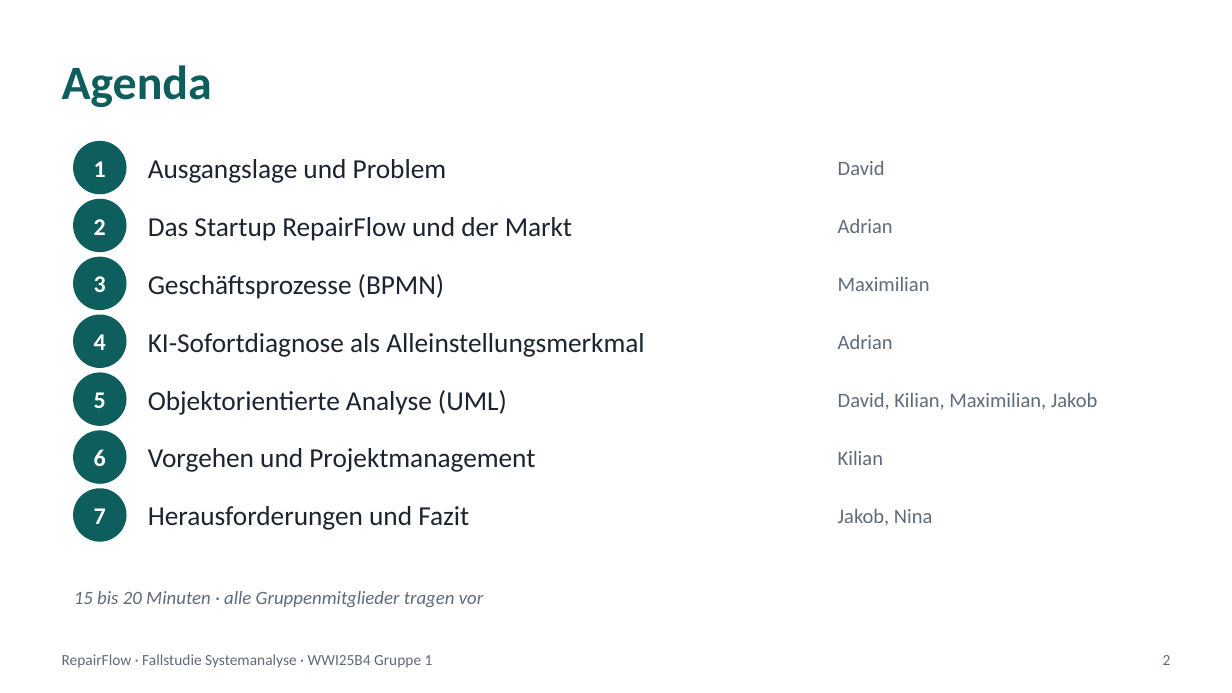
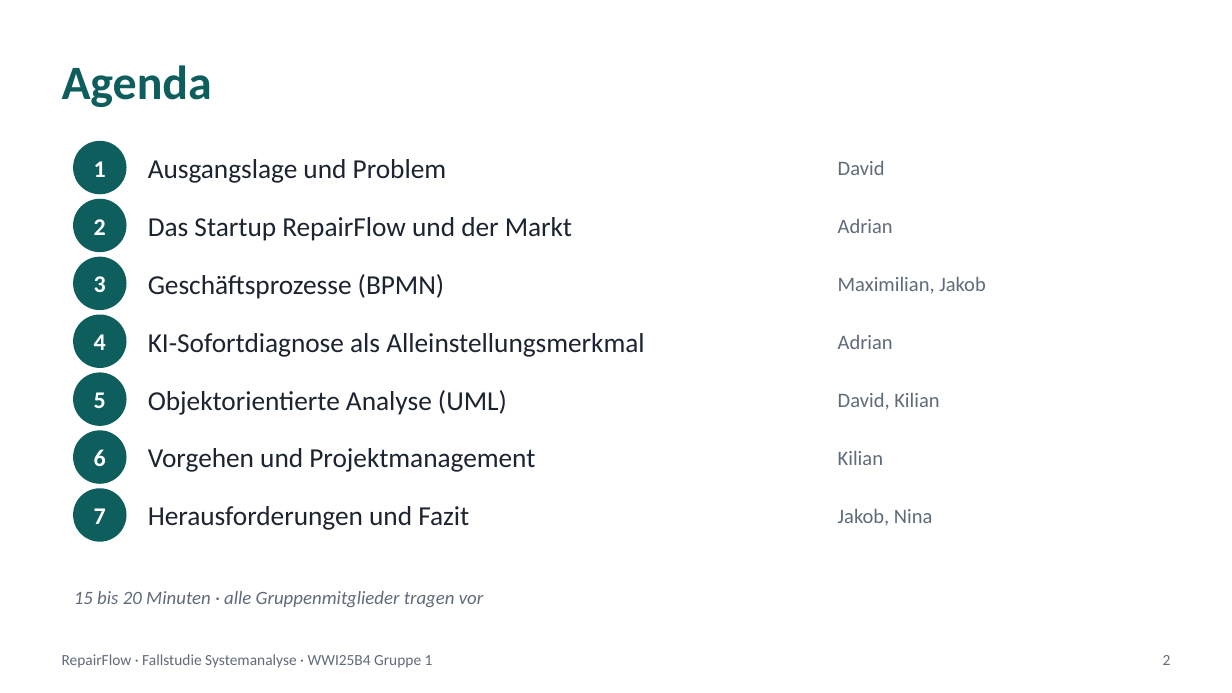
Before and after one commit to jakobschwan123-cmd/casestudy-semester-3, a slide deck: slide 2 of 4_praesentation/Abschlusspraesentation.pptx. Drawn at 1232x693 pixels with LibreOffice and Linux fonts; fonts in the diff are those of the drawing. Boxes give left, top, right and bottom in pixels: in the first picture for what was removed or moved away, otherwise in the second. Text is boxed around its words. In the diff, an @@ line names an element or a change of style, - is before the commit and + after.

```diff
--- a/4_praesentation/Abschlusspraesentation.pptx
+++ b/4_praesentation/Abschlusspraesentation.pptx
@@ text at (838, 276, 986, 294): text changed @@
-Maximilian
+Maximilian, Jakob
@@ text at (838, 392, 939, 410): text changed @@
-David, Kilian, Maximilian, Jakob
+David, Kilian
```
Also in this commit, not shown: 4 other slides changed, 28 other files.
